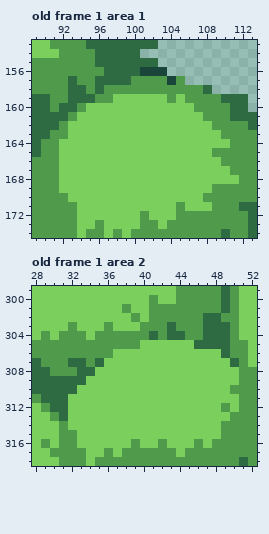
File history of a pixel-art file, Sprites/Grasslands.aseprite. The first picture shows the starting point.
600x600 pixels, 2 frames. Shown: old frame 1 area 1: x 89..113, y 153..174; old frame 1 area 2: x 28..52, y 299..318. The commit also changed other frames or places, which this record leaves out.
And afterwards:
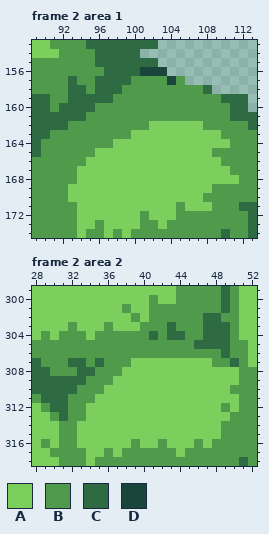
Palette (. is transparent): A #7bcf5c  B #509b4b  C #2e6a42  D #1a453b
A new or re-ordered frame is compared with the old frame closest to it.
What changed:
frames 2 -> 3
--- frame 2 area 1 is new; against old frame 1, layer "grasslands"
@@ x 89..113 @@
 157 BBBBCBBCCCCBBBBDB........
-158 BBBBCCBCBBBBBBBBBBBC.....
-159 CCBBCCCBBAAAAAABABBBBCCC.
-160 CCBCCBAAAAAAAAAAAABBBBCC.
-161 CCCCBAAAAAAAAAAAAAABBBCCC
-162 CCCBAAAAAAAAAAAAAAAABBBBC
-163 CCBBAAAAAAAAAAAAAAAAABBBB
-164 CBBAAAAAAAAAAAAAAAAAAABBB
-165 CBBAAAAAAAAAAAAAAAAABBBBB
-166 BBBAAAAAAAAAAAAAAAAAABBBB
-167 BBBAAAAAAAAAAAAAAAAAAABBB
-168 BBBAAAAAAAAAAAAAAAAAAAABB
-169 BBBAAAAAAAAAAAAAAAAABBBBB
+158 BBBBCCBCCCBBBBBBBBBC.....
+159 CCBBCCCCCBBBBBBBBBBBBCCC.
+160 CCBCCCCBBBBBBBBBBBBBBBCC.
+161 CCCCCCBBBBBBBBBBBBBBBBCCC
+162 CCCCBBBBBBBBBAAAAAABBBBBC
+163 CCBBBBBBBBBAAAAAAAAAABBBB
+164 CBBBBBBBBAAAAAAAAAAAAABBB
+165 CBBBBBBAAAAAAAAAAAAABBBBB
+166 BBBBBBAAAAAAAAAAAAAAABBBB
+167 BBBBBAAAAAAAAAAAAAAAAABBB
+168 BBBBBAAAAAAAAAAAAAAAAAABB
+169 BBBBAAAAAAAAAAAAAAAABBBBB
 170 BBBBAAAAAAAAAAAAAAABBBBBB
--- frame 2 area 2 is new; against old frame 1, layer "grasslands"
@@ x 28..52 @@
 304 ABABBBABBBBBBCBCCBBCCCBAA
-305 BBBBBBBBBBBBAAAAAACCCCBBA
-306 BBBBBBBBBAAAAAAAAAAAACBBA
-307 CBBBCCBCAAAAAAAAAAAAAACBA
-308 CCBBBCCAAAAAAAAAAAAAAAABB
-309 CCCCCCAAAAAAAAAAAAAAAAABB
-310 CCCCCAAAAAAAAAAAAAAAAABBB
-311 BCCCAAAAAAAAAAAAAAAAAAABB
-312 ABCCAAAAAAAAAAAAAAAAABABB
-313 AABCAAAAAAAAAAAAAAAAAABBB
-314 AAABAAAAAAAAAAAAAAAAABBBB
+305 BBBBBBBBBBBBBBBBBBCCCCBBA
+306 BBBBBBBBBBBBBBBBBBBBBCBBA
+307 CBBBCCBCBBBAAAAAAAAABBCBA
+308 CCBBBCCBBBAAAAAAAAAAAAABB
+309 CCCCCCBBBAAAAAAAAAAAAAABB
+310 CCCCCBBBAAAAAAAAAAAAAABBB
+311 BCCCBBBAAAAAAAAAAAAAAAABB
+312 ABCCBBAAAAAAAAAAAAAAABABB
+313 AABCBBAAAAAAAAAAAAAAAABBB
+314 AAABBAAAAAAAAAAAAAAAABBBB
 315 AAABBAAAAAAAAAAAAAAAABBBB
Where, in picture pixels (left, top, right, bottom), the same in both pictures:
changed: (59, 85, 212, 193)
changed: (68, 340, 230, 430)
